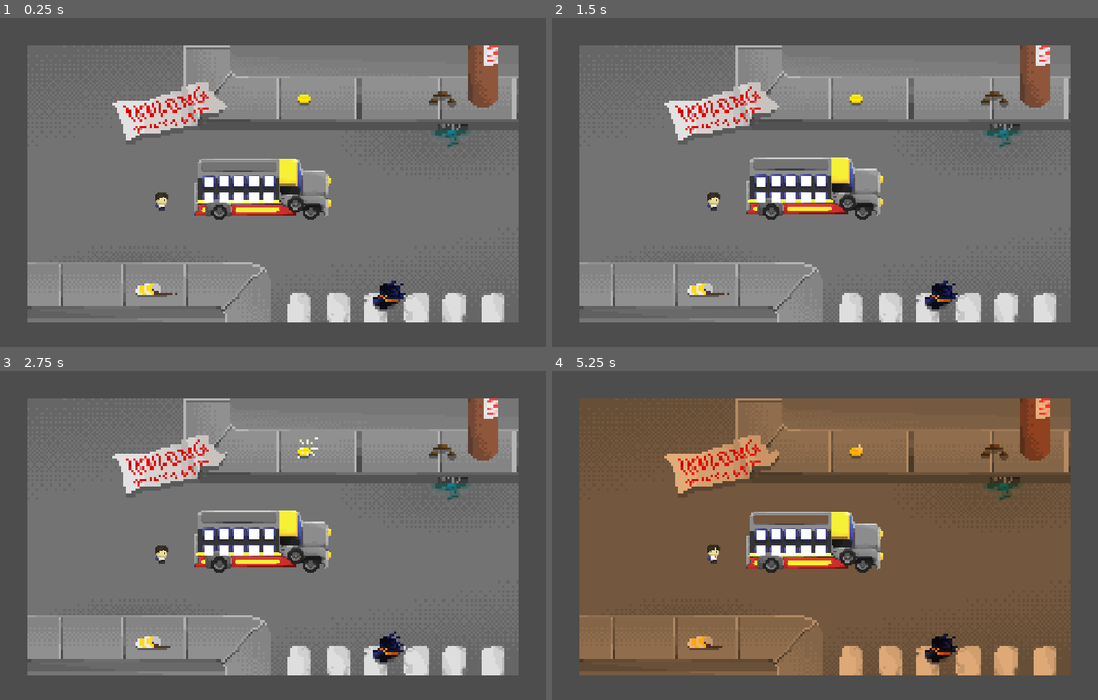
Above: before the commit, frames 1-4 (two rows, left to right).
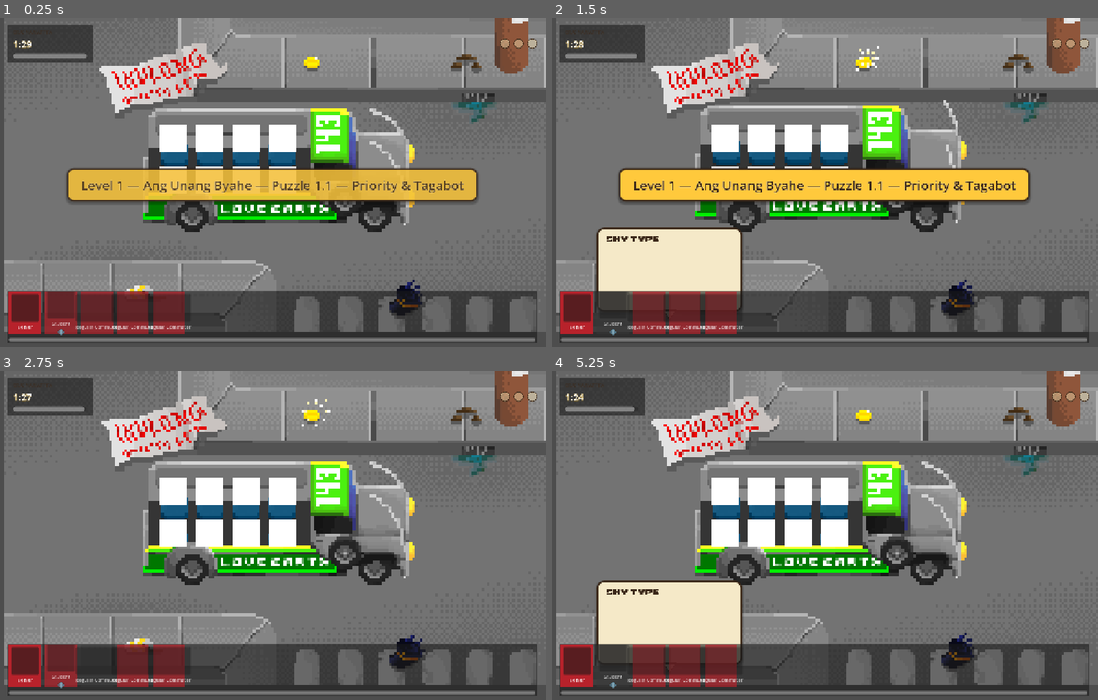
Above: after the commit, the same moments.

Repository: pol-xy/Tabi-Tabi
Game: Godot game, scene res://Scenes/Main_Jeepney.tscn
The game is run twice, just before and just after one commit, with the same random seed, the same clock (stepped at 60 frames per second) and the same inputs. Before the commit the project starts from res://Scenes/Main/main.tscn.
Inputs (mouse positions are in pixels of both pictures, inside the frame that each line leads up to):
- Up to frame 1 (0.25 s): no input
- Up to frame 2 (1.5 s): click (579, 314) at 0.52 s; click (612, 314) at 1.27 s
- Up to frame 3 (2.75 s): click (98, 667) at 2.02 s
- Up to frame 4 (5.25 s): click (683, 667) at 2.77 s; click (721, 667) at 3.52 s; click (579, 667) at 4.27 s; click (612, 667) at 5.02 s

The runs differ from the first frame. In frame 1, 57% of the frame differs, in the area x 0-100%, y 0-99%; in frame 2, 61%; in frame 3, 53%; in frame 4, 93%.
Error before the commit: Parse Error: Member "priority" redefined (original in native class 'Area2D') (res://scripts/Jeepneys/seat_01.gd:30)

Commit message:
implemented jeepneys on stages

Diff:
--- a/Scenes/Main_Jeepney.tscn
+++ b/Scenes/Main_Jeepney.tscn
@@ -5,6 +5,7 @@
 [ext_resource type="Script" uid="uid://yltepmu8n5h8" path="res://scripts/main_jeepney.gd" id="5_gm001"]
 [ext_resource type="PackedScene" uid="uid://mv5wsddprkt3" path="res://Scenes/UI/HUD.tscn" id="5_svhdg"]
 [ext_resource type="Script" uid="uid://cbkihrtiuli5d" path="res://scripts/UI/bg_animator.gd" id="6_bganim"]
+[ext_resource type="Script" uid="uid://cq14ich4hekhe" path="res://scripts/UI/jeep_exterior.gd" id="7_jeepext"]
 
 [node name="Main_Jeepney" type="Control" unique_id=1653784688]
 layout_mode = 3
@@ -38,6 +39,22 @@
 mouse_filter = 2
 script = ExtResource("6_bganim")
 
+[node name="JeepExterior" type="TextureRect" parent="Jeepney_BG" unique_id=1875727646]
+layout_mode = 1
+anchors_preset = 8
+anchor_left = 0.5
+anchor_top = 0.5
+anchor_right = 0.5
+anchor_bottom = 0.5
+offset_left = -350.0
+offset_top = -168.0
+offset_right = 350.0
+offset_bottom = 168.0
+grow_horizontal = 2
+grow_vertical = 2
+mouse_filter = 2
+script = ExtResource("7_jeepext")
+
 [node name="GridContainer" type="GridContainer" parent="Jeepney_BG" unique_id=1146529060]
 layout_mode = 1
 anchors_preset = 8
@@ -45,14 +62,14 @@
 anchor_top = 0.5
 anchor_right = 0.5
 anchor_bottom = 0.5
-offset_left = -207.0
-offset_top = -83.0
-offset_right = 197.0
-offset_bottom = 107.0
+offset_left = -275.0
+offset_top = -95.0
+offset_right = 145.3335
+offset_bottom = 95.0
 grow_horizontal = 2
 grow_vertical = 2
 theme_override_constants/h_separation = 21
-theme_override_constants/v_separation = 62
+theme_override_constants/v_separation = 32
 columns = 5
 
 [node name="Seat1" type="ColorRect" parent="Jeepney_BG/GridContainer" unique_id=2018713208]
--- a/project.godot
+++ b/project.godot
@@ -11,7 +11,7 @@
 [application]
 
 config/name="Tabi-Tabi"
-run/main_scene="uid://dnpaxn636sg2m"
+run/main_scene="uid://cfdcadtgbc4a4"
 config/features=PackedStringArray("4.7", "GL Compatibility")
 config/icon="res://icon.svg"
 
--- /dev/null
+++ b/scripts/UI/jeep_exterior.gd
@@ -0,0 +1,64 @@
+class_name JeepExterior
+extends TextureRect
+## scripts/UI/jeep_exterior.gd
+## Purely decorative jeep exterior art -- NOT the gameplay seat/passenger
+## system. That job stays with seat_1.gd + JeepneyGridManager, same as
+## every other part of the real game. This just loops one of the 6 jeep
+## liveries' idle animation behind/around the seat grid, matching whichever
+## variant the active level specifies.
+##
+## Deliberately does NOT reuse Scenes/Jeepneys/jeep_1.tscn (etc.) directly --
+## those scenes come bundled with jeep_1.gd's own independent Seats/
+## PassengerContainer drag-and-drop system, which has no connection to
+## RuleValidator/GameManager. Loading the raw frame textures here instead
+## keeps the art without pulling in that parallel gameplay implementation.
+##
+## Frame files: Assets/Sprites/Jeepneys/Jeep{variant}/frame_{0..4}_delay-0.1s.png
+## Usage: GameManager.register_jeep_exterior(this_node), then call
+## set_variant(1..6) whenever a level starts (see game_manager.gd's
+## _apply_jeep_exterior, called once per level from _advance_level).
+
+const FRAME_COUNT := 5
+
+@export var frames_per_second: float = 6.0
+
+var _variant: int = -1
+var _frames: Array[Texture2D] = []
+var _frame_index: int = 0
+var _time_accum: float = 0.0
+
+func _ready() -> void:
+	mouse_filter = Control.MOUSE_FILTER_IGNORE
+	expand_mode = TextureRect.EXPAND_IGNORE_SIZE
+	stretch_mode = TextureRect.STRETCH_KEEP_ASPECT_CENTERED
+	texture_filter = CanvasItem.TEXTURE_FILTER_NEAREST
+
+func _process(delta: float) -> void:
+	if frames_per_second <= 0.0 or _frames.is_empty():
+		return
+	_time_accum += delta
+	var frame_duration := 1.0 / frames_per_second
+	if _time_accum < frame_duration:
+		return
+	_time_accum -= frame_duration
+	_frame_index = (_frame_index + 1) % _frames.size()
+	texture = _frames[_frame_index]
+
+## Called by GameManager once per level. No-op if already showing this
+## variant, so it's safe to call even if something calls it more than once.
+func set_variant(variant: int) -> void:
+	if variant == _variant:
+		return
+	_variant = variant
+	_frames.clear()
+	for i in range(FRAME_COUNT):
+		var path := "res://Assets/Sprites/Jeepneys/Jeep%d/frame_%d_delay-0.1s.png" % [variant, i]
+		var tex: Texture2D = load(path)
+		if tex:
+			_frames.append(tex)
+		else:
+			push_warning("JeepExterior: missing %s (check the variant number and folder name)" % path)
+	_frame_index = 0
+	_time_accum = 0.0
+	if not _frames.is_empty():
+		texture = _frames[0]
--- a/scripts/game_manager.gd
+++ b/scripts/game_manager.gd
@@ -48,6 +48,7 @@
 var current_grid: JeepneyGrid = null
 var hud: Node = null
 var background: Node = null
+var jeep_exterior: Node = null
 
 var levels: Array = []
 var _current_roster_size: int = 0
@@ -73,17 +74,20 @@
 					"title": "Puzzle 1.1 — Priority & Tagabot",
 					"time_limit_sec": 90.0,
 					"passengers": _build_l1_s1_roster(),
+					"jeep_variant": 4,
 				},
 				{
 					"title": "Puzzle 1.2 — Heavy Loads & Rushers",
 					"time_limit_sec": 110.0,
 					"passengers": _build_l1_s2_roster(),
+					"jeep_variant": 5,
 				},
 				{
 					"title": "Puzzle 1.3 — Night Shift & Personal Space",
 					"time_limit_sec": 110.0,
 					"passengers": _build_l1_s3_roster(),
 					"is_night": true,
+					"jeep_variant": 6,
 				},
 			],
 		},
@@ -96,17 +100,20 @@
 					"title": "Puzzle 2.1 — Morning Rush 1",
 					"time_limit_sec": 130.0,
 					"passengers": _build_l2_s1_roster(),
+					"jeep_variant": 1,
 				},
 				{
 					"title": "Puzzle 2.2 — Morning Rush 2",
 					"time_limit_sec": 140.0,
 					"passengers": _build_l2_s2_roster(),
+					"jeep_variant": 2,
 				},
 				{
 					"title": "Puzzle 2.3 — Night Shift 2",
 					"time_limit_sec": 140.0,
 					"passengers": _build_l2_s3_roster(),
 					"is_night": true,
+					"jeep_variant": 3,
 				},
 			],
 		},
@@ -119,17 +126,20 @@
 					"title": "Puzzle 3.1 — Morning Rush 1 (Full Capacity)",
 					"time_limit_sec": 150.0,
 					"passengers": _build_l3_s1_roster(),
+					"jeep_variant": 1,
 				},
 				{
 					"title": "Puzzle 3.2 — Morning Rush 2 (Full Capacity)",
 					"time_limit_sec": 150.0,
 					"passengers": _build_l3_s2_roster(),
+					"jeep_variant": 2,
 				},
 				{
 					"title": "Puzzle 3.3 — Night Shift 3 (Full Capacity)",
 					"time_limit_sec": 160.0,
 					"passengers": _build_l3_s3_roster(),
 					"is_night": true,
+					"jeep_variant": 3,
 				},
 			],
 		},
@@ -166,6 +176,12 @@
 func register_background(background_node: Node) -> void:
 	background = background_node
 
+## Decorative jeep exterior sprite running jeep_exterior.gd. Purely visual
+## (idle-loop animation, one of 6 liveries) -- NOT the gameplay seat system.
+## Optional, same has_method() defensive pattern as register_background.
+func register_jeep_exterior(jeep_node: Node) -> void:
+	jeep_exterior = jeep_node
+
 ## Needed so a fresh stage can wipe leftover passenger cards left sitting
 ## in seats from the previous stage -- clear_grid() only resets the
 ## logical data, not whatever's still visually parented there.
@@ -264,6 +280,7 @@
 	_apply_grid_dimensions(level["rows"], level["cols"])
 	_clear_seat_visuals()
 	_apply_background_state(stage)
+	_apply_jeep_exterior(stage)
 
 	var display_title := "%s — %s" % [level["title"], stage["title"]]
 	if hud:
@@ -293,6 +310,15 @@
 func _apply_background_state(stage: Dictionary) -> void:
 	if background and background.has_method("set_night"):
 		background.set_night(stage.get("is_night", false))
+
+## Swaps the decorative jeep exterior sprite to match the current stage's
+## jeep_variant (1-6). Runs every stage (not just once per level), so the
+## jeepney can visibly differ between e.g. Puzzle 1.1 and Puzzle 1.2.
+## No-ops if a stage has no jeep_variant set, or if nothing's registered a
+## jeep exterior node.
+func _apply_jeep_exterior(stage: Dictionary) -> void:
+	if jeep_exterior and jeep_exterior.has_method("set_variant") and stage.has("jeep_variant"):
+		jeep_exterior.set_variant(stage["jeep_variant"])
 
 ## Frees any passenger cards still visually parented under a seat from the
 ## previous stage (they were reparented there by seat_1.gd on drop).
--- a/scripts/main_jeepney.gd
+++ b/scripts/main_jeepney.gd
@@ -10,12 +10,14 @@
 @onready var grid_manager := $JeepneyGridManager
 @onready var _grid_container := get_node_or_null("Jeepney_BG/GridContainer")
 @onready var _bg_sprite := get_node_or_null("Jeepney_BG/BG_Sprite")
+@onready var _jeep_exterior := get_node_or_null("Jeepney_BG/JeepExterior")
 
 func _ready() -> void:
 	GameManager.register_hud(hud)
 	GameManager.register_grid(grid_manager)
 	GameManager.register_seat_nodes(_collect_seat_nodes())
 	GameManager.register_background(_bg_sprite)
+	GameManager.register_jeep_exterior(_jeep_exterior)
 
 	# Keep GridContainer.columns in sync with the active level's grid shape
 	# (e.g. 4 for an 8-seater 2x4 level, 5 for a 10-seater 2x5 level).
Not shown, added: scripts/UI/jeep_exterior.gd.uid
